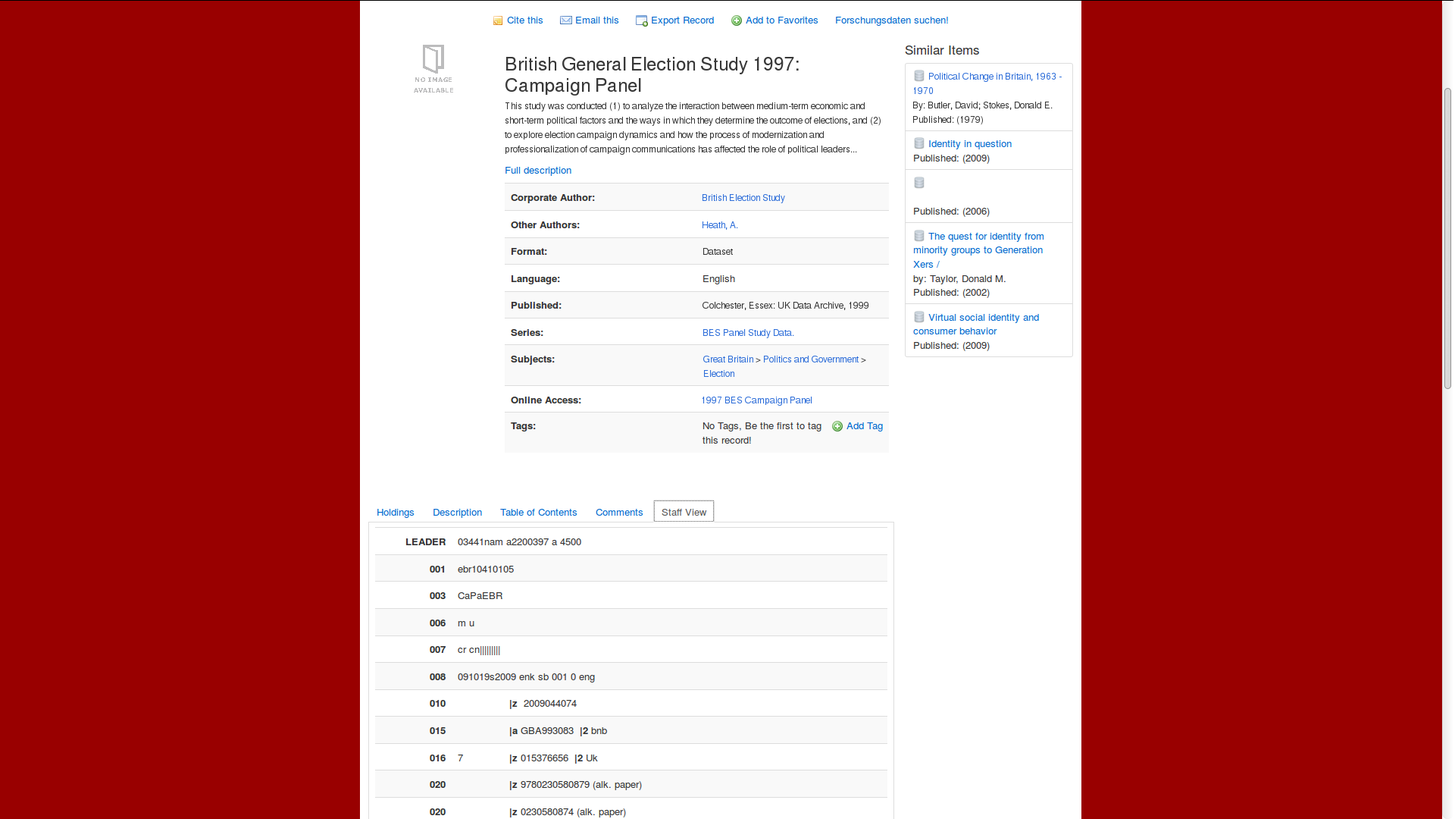
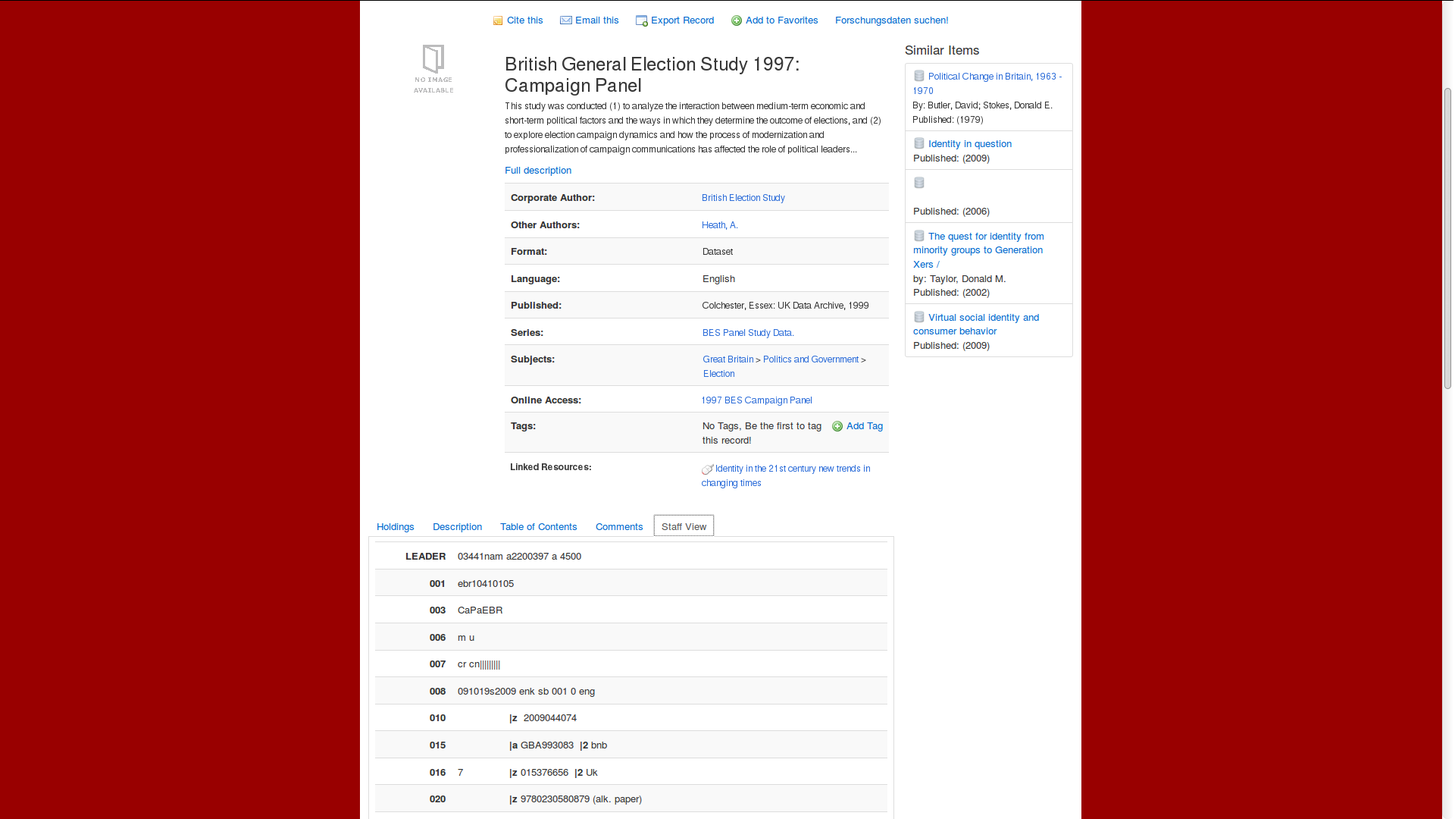
Layers edited between the first and the second 1455×819 image:
added layer "Pasted Layer" above "Political Change in Bri..." over 701, 463, 715, 475
added layer "Linked Resources:" above "Identity in the 21st cen..." over 510, 463, 592, 470
added layer "Identity in the 21st cen..." above "Screenshot_2016-01-07_12-47-38.png" over 701, 464, 871, 489
painted on "Screenshot_2016-01-07_12-47-38.png" over 368, 451, 895, 818
